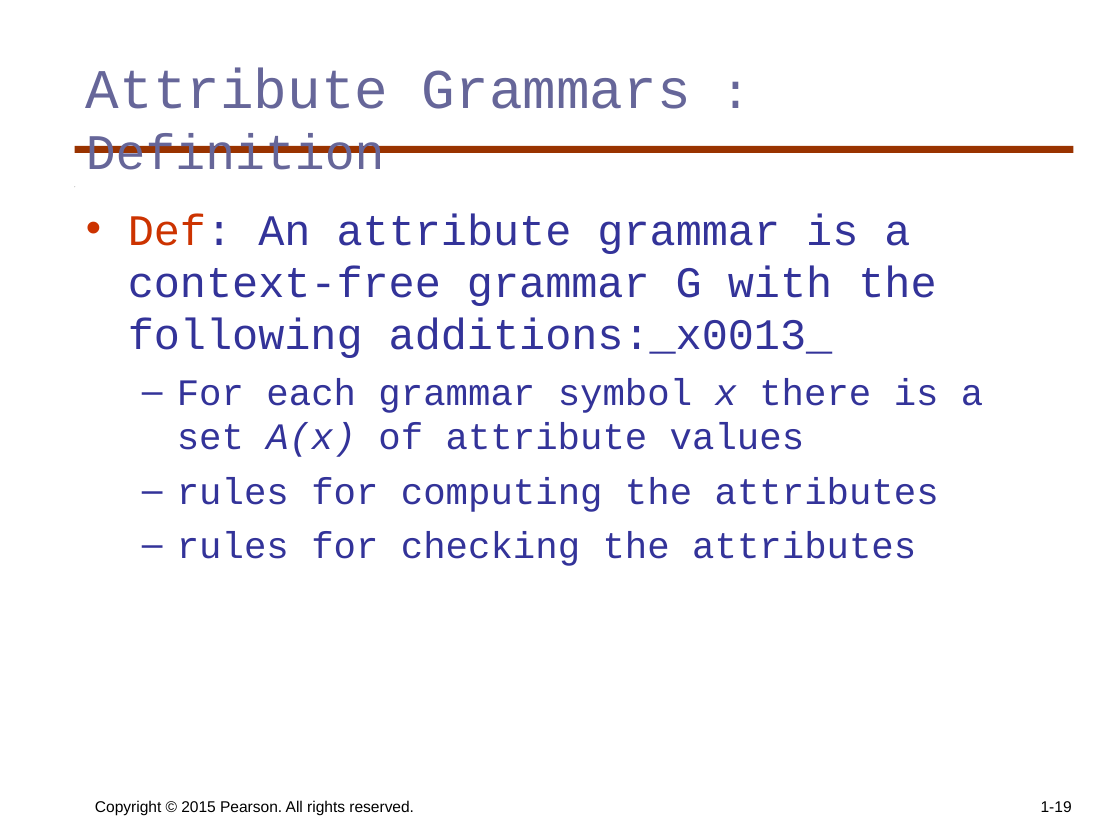
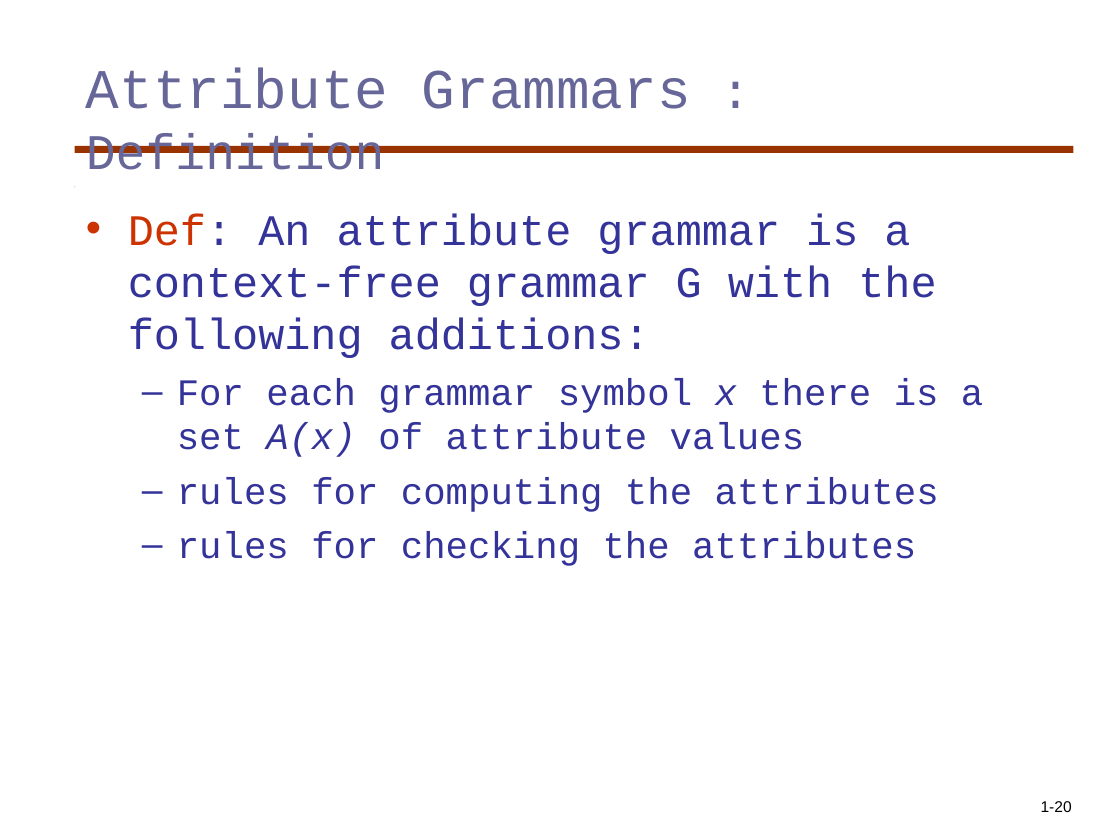
Before and after one commit to skalakm/programmingLanguages, a slide deck: slide 20 of F19_356_CLASS_TWO_9_7.ppt (slide 19 before the commit). Drawn at 1120x840 pixels with LibreOffice and Linux fonts; fonts in the diff are those of the drawing. Boxes give left, top, right and bottom in pixels: in the first picture for what was removed or moved away, otherwise in the second. Text is boxed around its words. In the diff, an @@ line names an element or a change of style, - is before the commit and + after.

```diff
--- a/F19_356_CLASS_TWO_9_7.ppt
+++ b/F19_356_CLASS_TWO_9_7.ppt
@@ text at bbox=[128, 213, 936, 358]: text changed @@
-• Def: An attribute grammar is a context-free grammar G with the following additions:_x0013_
+• Def: An attribute grammar is a context-free grammar G with the following additions:
@@ text removed at bbox=[95, 800, 414, 815] @@
-Copyright © 2015 Pearson. All rights reserved.
@@ page number at bbox=[1041, 801, 1072, 812]: text changed @@
-1-19
+1-20
```
Also in this commit, not shown: 1 other slide changed, 1 slide added, 1 other file.
